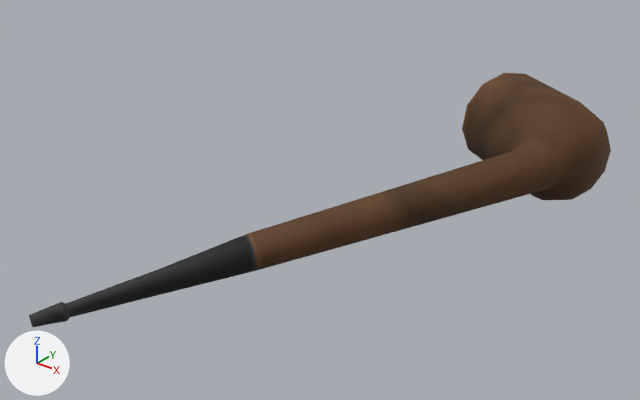
The Blender file models/items/personal/pipe/pipe.blend: old version first, new version second.
Rendered twice from a camera (50 mm lens) standing at (0.428, -0.617, 0.413) and looking at (-0.038, -0.034, 0.052). The lights are fixed; the arrows at lower left show +X, +Y and +Z. The older version comes first.

Objects in the first picture: 'SmokePipe_1'.
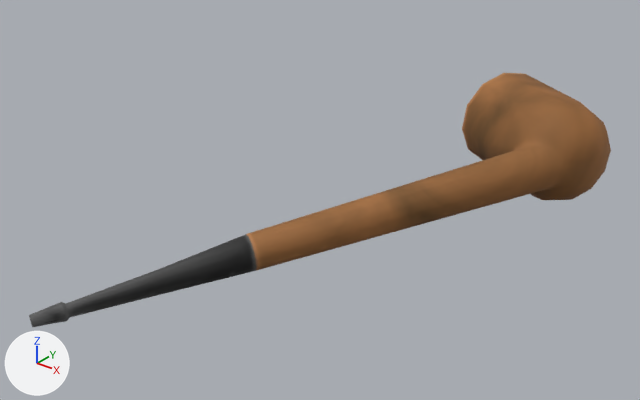
Boxes [x1, y1, x2, y2] around the edits, measured in the pictures (640 x 400 px):
'SmokePipe_1', recoloured (lighter): [29, 73, 611, 327] in both

The change, as a list of edits to the scene's bpy script:
```text
Change mat_roomfiller2material:
    add n11 = _N.new('ShaderNodeMixRGB'); n11.name = 'InventoryVisibility'
    add n11.blend_type = 'MULTIPLY'
    add n11.inputs[0].default_value = 1.0  # 'Factor'
    add n11.inputs[2].default_value = (3.0, 3.0, 3.0, 1.0)  # 'Color2', white #ffffff
    where n10 = _N.new('ShaderNodeTexImage'); n10.name = 'Image Texture'
    where n7 = _N.new('ShaderNodeBsdfPrincipled'); n7.name = 'Principled BSDF'
    remove _L.new(n10.outputs[0], n7.inputs[0])  # 'Color' to 'Base Color'
    add _L.new(n10.outputs[0], n11.inputs[1])  # 'Color' to 'Color1'
    add _L.new(n11.outputs[0], n7.inputs[0])  # 'Color' to 'Base Color'
```
